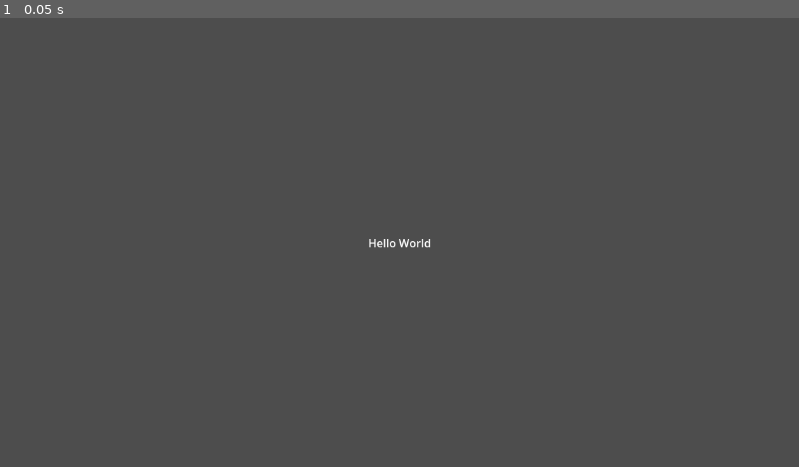
Above: before the commit, frame 1.
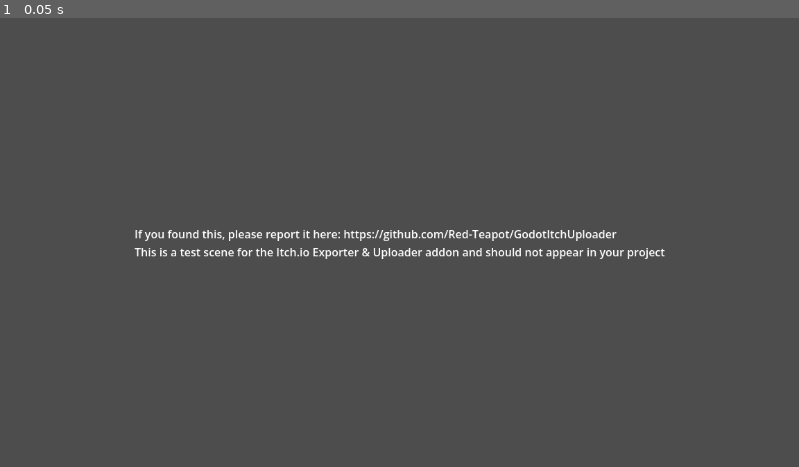
Above: after the commit, the same moment.

Repository: Red-Teapot/GodotItchUploader
Game: Godot game, scene res://dummy.tscn
Same seed, same stepped clock (60 frames per second), same inputs: the game is played once before the commit and once after it.
Inputs:
- Up to frame 1 (0.05 s): no input

The runs differ from the first frame. In frame 1, 1.3% of the frame differs, in the area x 16-84%, y 47-54%.

Commit message:
Update the dummy scene to have a warning

Diff:
--- a/dummy.tscn
+++ b/dummy.tscn
@@ -21,4 +21,5 @@
 offset_bottom = 11.5
 grow_horizontal = 2
 grow_vertical = 2
-text = "Hello World"
+text = "If you found this, please report it here: https://github.com/Red-Teapot/GodotItchUploader
+This is a test scene for the Itch.io Exporter & Uploader addon and should not appear in your project"
